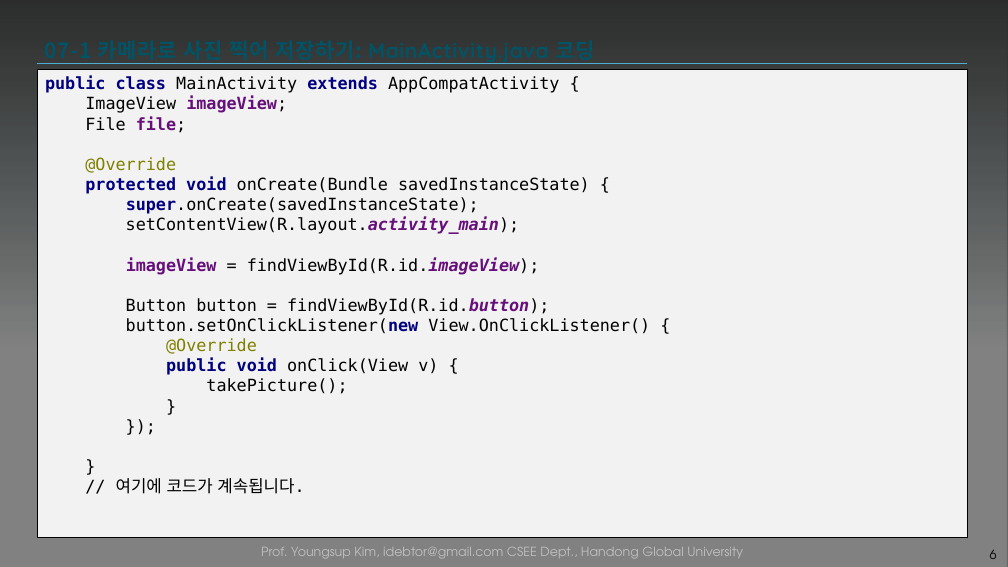
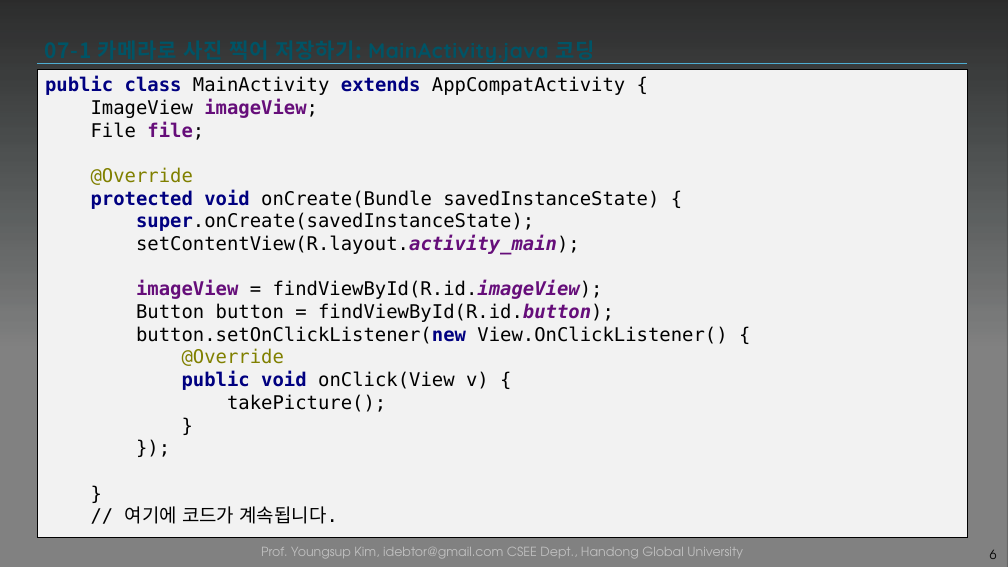
Before and after one commit to tae7841/HuStarAS, a slide deck: slide 6 of ppts/07Mulitmedia.pptx. Drawn at 1008x567 pixels with LibreOffice and Linux fonts; fonts in the diff are those of the drawing; background and template pictures are left out; a plain dark background stands for a picture behind light text. Boxes give left, top, right and bottom in pixels: in the first picture for what was removed or moved away, otherwise in the second. Text is boxed around its words. In the diff, an @@ line names an element or a change of style, - is before the commit and + after.

```diff
--- a/ppts/07Mulitmedia.pptx
+++ b/ppts/07Mulitmedia.pptx
@@ text in rectangle at [45,76,727,524]: text changed; size 16 to 18 pt @@
-public class MainActivity extends AppCompatActivity {
-ImageView imageView;
-File file;
-@Override
-protected void onCreate(Bundle savedInstanceState) {
-super.onCreate(savedInstanceState);
-setContentView(R.layout.activity_main);
-imageView = findViewById(R.id.imageView);
-Button button = findViewById(R.id.button);
-button.setOnClickListener(new View.OnClickListener() {
-@Override
-public void onClick(View v) {
-takePicture();
-}
-});
-}
-// 여기에 코드가 계속됩니다.
+public class MainActivity extends AppCompatActivity {
+ImageView imageView;
+File file;
+@Override
+protected void onCreate(Bundle savedInstanceState) {
+super.onCreate(savedInstanceState);
+setContentView(R.layout.activity_main);
+imageView = findViewById(R.id.imageView);
+Button button = findViewById(R.id.button);
+button.setOnClickListener(new View.OnClickListener() {
+@Override
+public void onClick(View v) {
+takePicture();
+}
+});
+}
+// 여기에 코드가 계속됩니다.
```
Also in this commit, not shown: 6 other slides changed, 5 other files.
